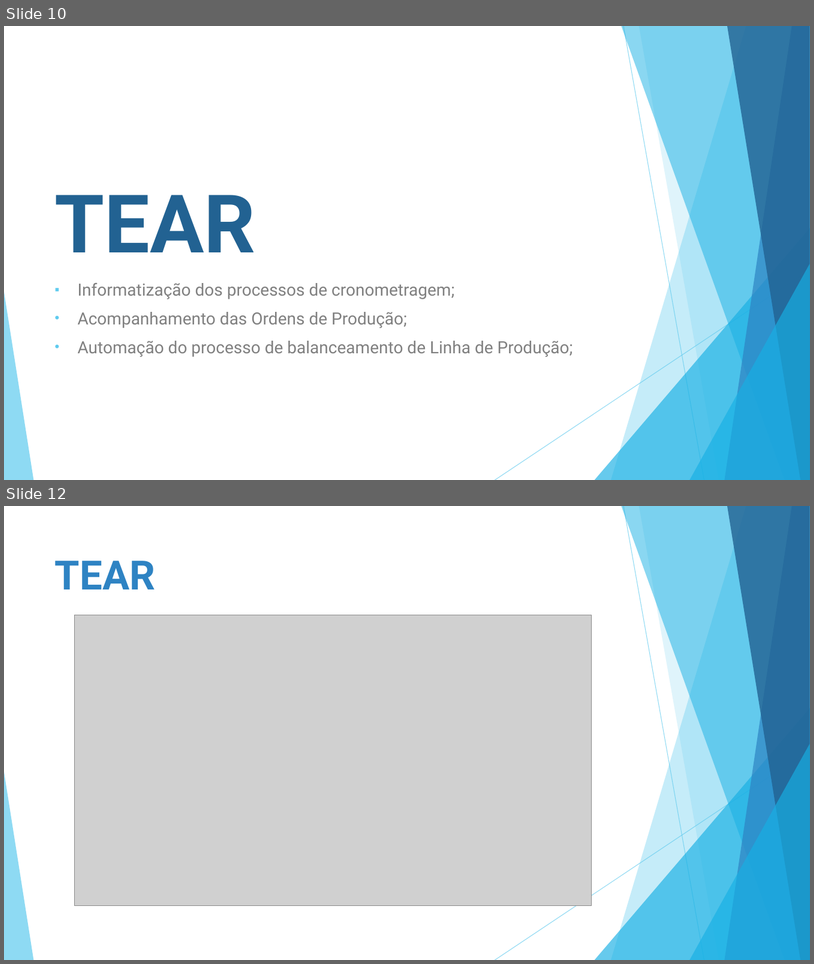
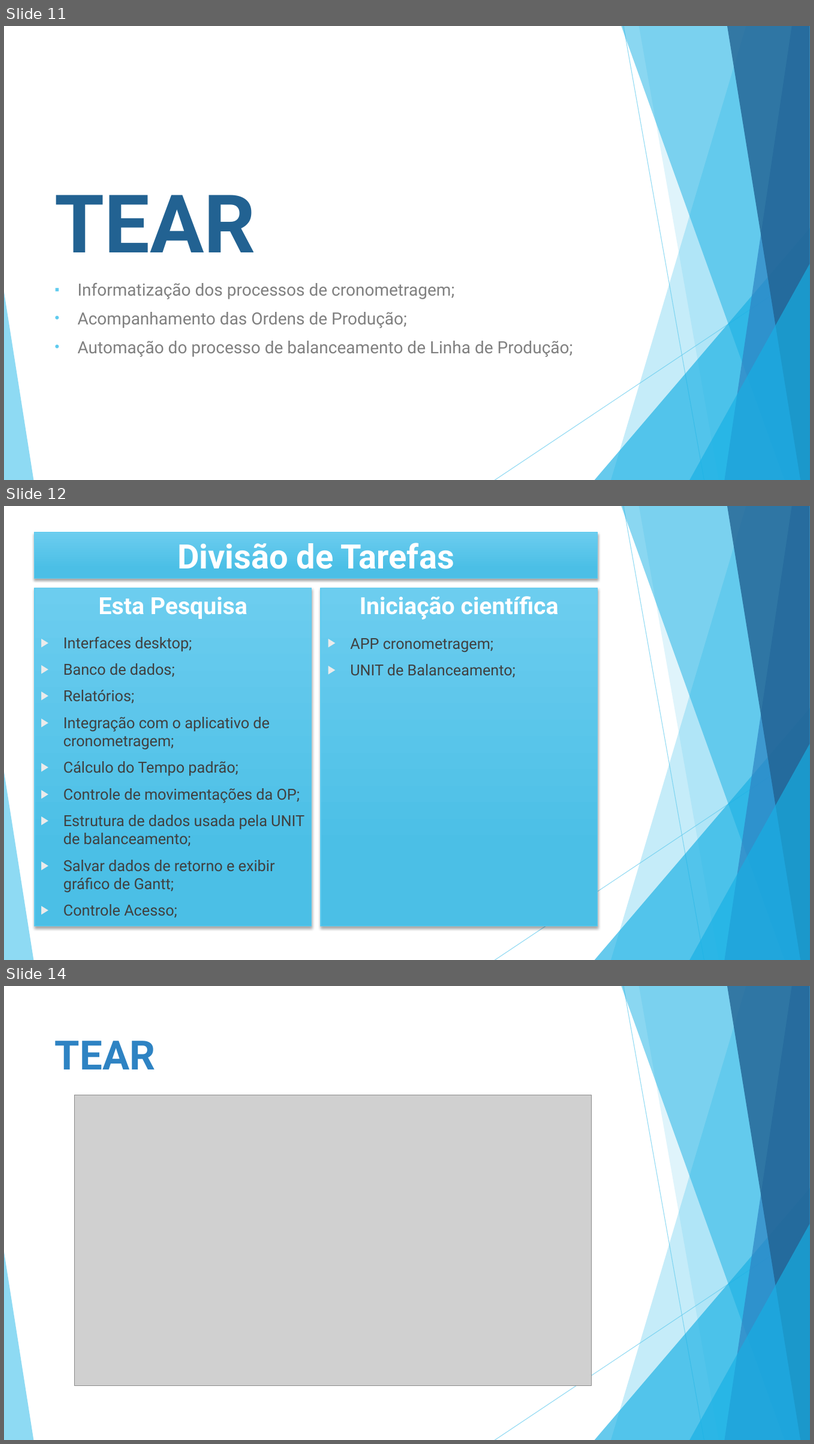
Before and after one commit to ruannicolini/Tear, a slide deck: Documentação/BALANCEAMENTO DE LINHA DE PRODUÇÃO.pptx. Shown one above the other, each under a label of ours: slides 10 and 12 before the commit, slides 11, 12 and 14 after it; the slides between them are not shown. The pictures are 814x964 and 814x1444 pixels, drawn with LibreOffice and Linux fonts; fonts in the diff are those of the drawing; grey boxes stand for pictures. Boxes give left, top, right and bottom in pixels: in the first picture for what was removed or moved away, otherwise in the second. Text is boxed around its words. In the diff, an @@ line names an element or a change of style, - is before the commit and + after.

```diff
--- a/Documentação/BALANCEAMENTO DE LINHA DE PRODUÇÃO.pptx
+++ b/Documentação/BALANCEAMENTO DE LINHA DE PRODUÇÃO.pptx
@@ slide 12 added at (4, 506, 810, 960), background #FFFFFF; not listed: 10 template elements that a slide beside it also shows @@
@@ title added at (34, 532, 597, 578), fill gradient #6CCDF0 to #4BC0E6, outline #5FCBEF 1 pt, 40 pt, text #FFFFFF, bold @@
+Divisão de Tarefas
@@ text added at (35, 588, 312, 926), fill gradient #6CCDF0 to #4BC0E6, outline #5FCBEF 1 pt, 28 pt, text #FFFFFF, bold @@
+Esta Pesquisa
@@ text added at (321, 588, 598, 926), fill gradient #6CCDF0 to #4BC0E6, outline #5FCBEF 1 pt, 28 pt, text #FFFFFF, bold @@
+Iniciação científica
@@ text added at (63, 637, 305, 918), 18.1 pt, text #404040 @@
+▶ Interfaces desktop;
+▶ Banco de dados;
+▶ Relatórios;
+▶ Integração com o aplicativo de cronometragem;
+▶ Cálculo do Tempo padrão;
+▶ Controle de movimentações da OP;
+▶ Estrutura de dados usada pela UNIT de balanceamento;
+▶ Salvar dados de retorno e exibir gráfico de Gantt;
+▶ Controle Acesso;
@@ text added at (350, 638, 516, 678), 18 pt, text #404040 @@
+▶ APP cronometragem;
+▶ UNIT de Balanceamento;
@@ what was slide 10 is now slide 11 @@
@@ what was slide 12 is now slide 14 @@
```
Also in this commit, not shown: 7 slides changed, 1 other slide added, 9 other files.
